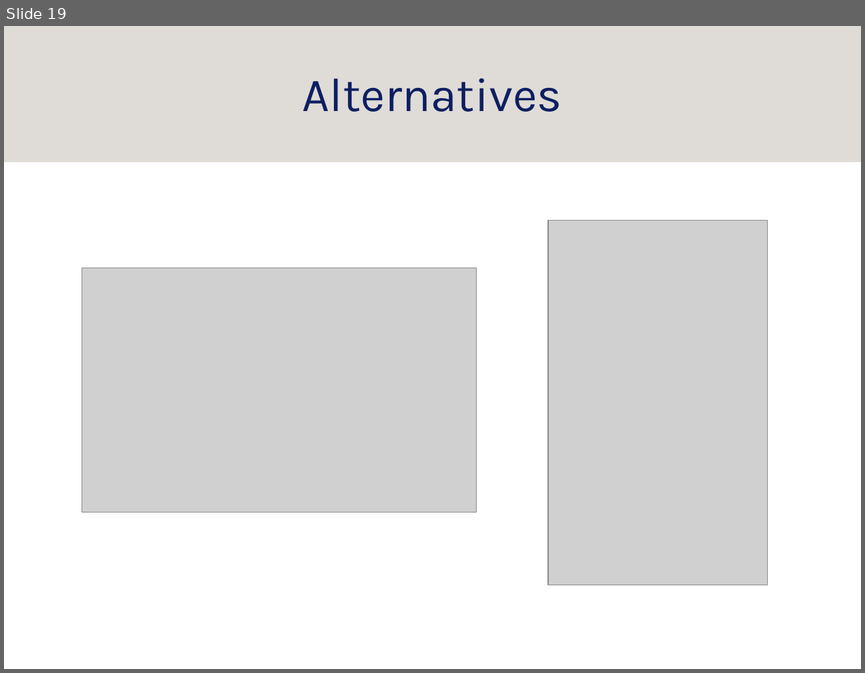
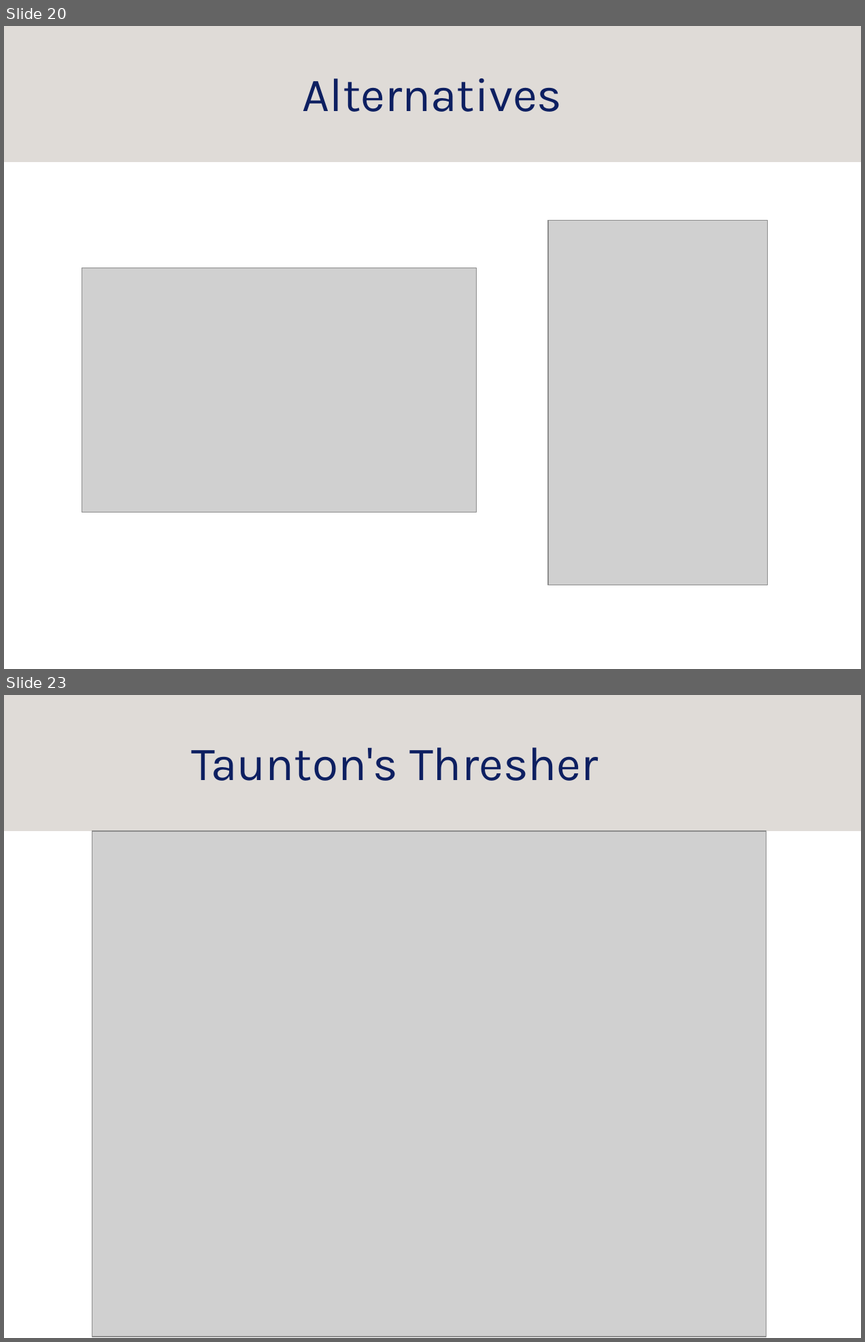
Before and after one commit to srobo-legacy/kickstart-presentations, a slide deck: mech/mech.odp. Shown one above the other, each under a label of ours: slide 19 before the commit, slides 20 and 23 after it; the slides between them are not shown. The pictures are 865x673 and 865x1342 pixels, drawn with LibreOffice and Linux fonts; fonts in the diff are those of the drawing; grey boxes stand for pictures; background and template pictures are left out. Boxes give left, top, right and bottom in pixels: in the first picture for what was removed or moved away, otherwise in the second. Text is boxed around its words. In the diff, an @@ line names an element or a change of style, - is before the commit and + after.

Commit message:
Beat mech slides into shape for kickstart
ready for trial presentation.  imported last year's presentation for
inspiration and image thievery.

```diff
--- a/mech/mech.odp
+++ b/mech/mech.odp
@@ slide 23 added at [4,695,861,1338], background #FFFFFF; not listed: 1 template element that a slide beside it also shows @@
@@ title added at [191,747,598,781], 44 pt, text #0D1F61 @@
+Taunton's Thresher
@@ picture added at [92,831,767,1336] @@
@@ what was slide 19 is now slide 20 @@
```
Also in this commit, not shown: 16 slides changed, 5 other slides added, 3 slides removed, 3 other files.
